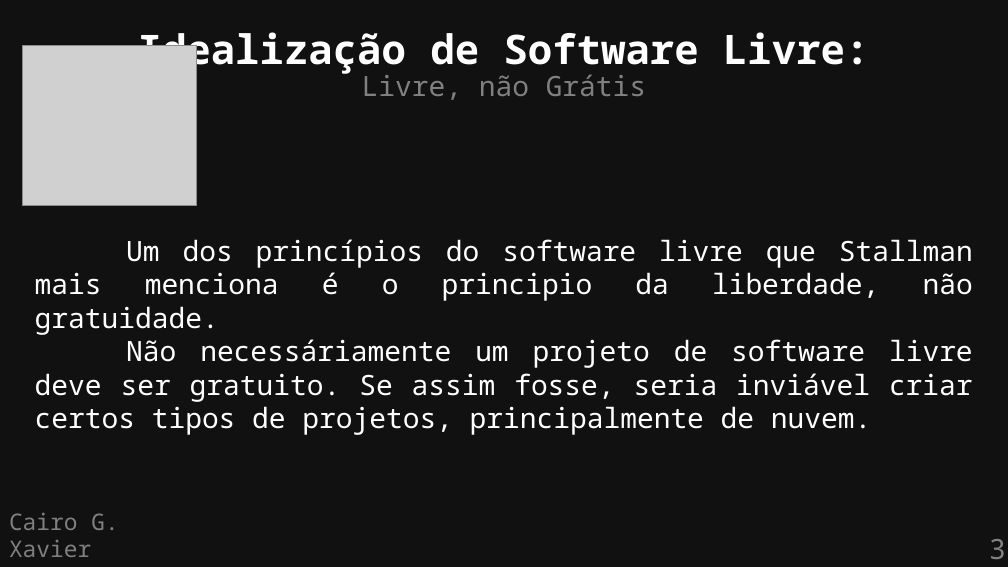
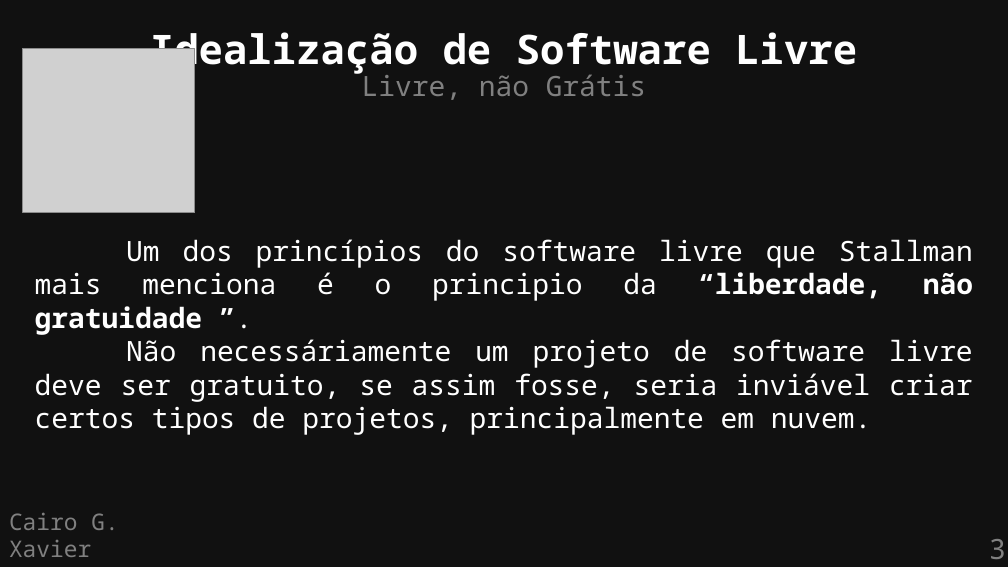
Before and after one commit to cairoGarcia/flisol-2026-ufmg, a slide deck: slide 3 of slides/definicao.odp. Drawn at 1008x567 pixels with LibreOffice and Linux fonts; fonts in the diff are those of the drawing; grey boxes stand for pictures. Boxes give left, top, right and bottom in pixels: in the first picture for what was removed or moved away, otherwise in the second. Text is boxed around its words. In the diff, an @@ line names an element or a change of style, - is before the commit and + after.

Commit message:
definicao: New slides; images: Updated images

```diff
--- a/slides/definicao.odp
+++ b/slides/definicao.odp
@@ picture: place and size @@
-picture at [23,45,197,206]
+picture at [23,48,195,213]
@@ text at [150,32,857,75]: text changed @@
-Idealização de Software Livre:
+Idealização de Software Livre
@@ text at [35,239,973,435]: text changed @@
-Um dos princípios do software livre que Stallman mais menciona é o principio da liberdade, não gratuidade.
-Não necessáriamente um projeto de software livre deve ser gratuito. Se assim fosse, seria inviável criar certos tipos de projetos, principalmente de nuvem.
+Um dos princípios do software livre que Stallman mais menciona é o principio da “liberdade, não gratuidade ”.
+Não necessáriamente um projeto de software livre deve ser gratuito, se assim fosse, seria inviável criar certos tipos de projetos, principalmente em nuvem.
```
Also in this commit, not shown: 6 other slides changed, 7 slides added, 5 other files.
